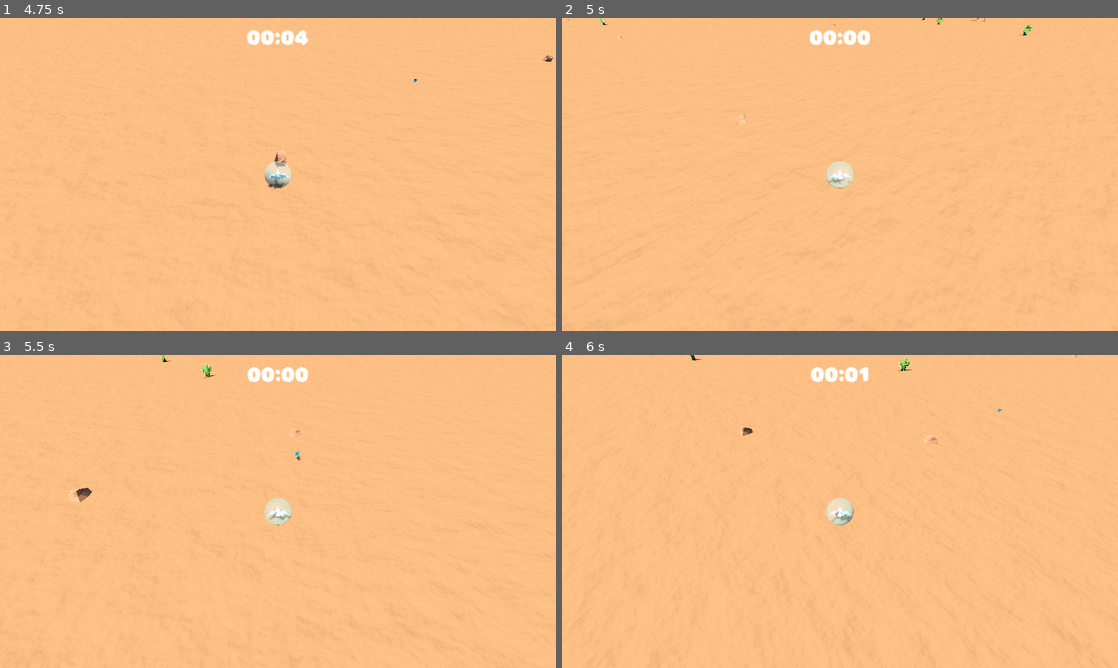
Above: before the commit, frames 1-4 (two rows, left to right).
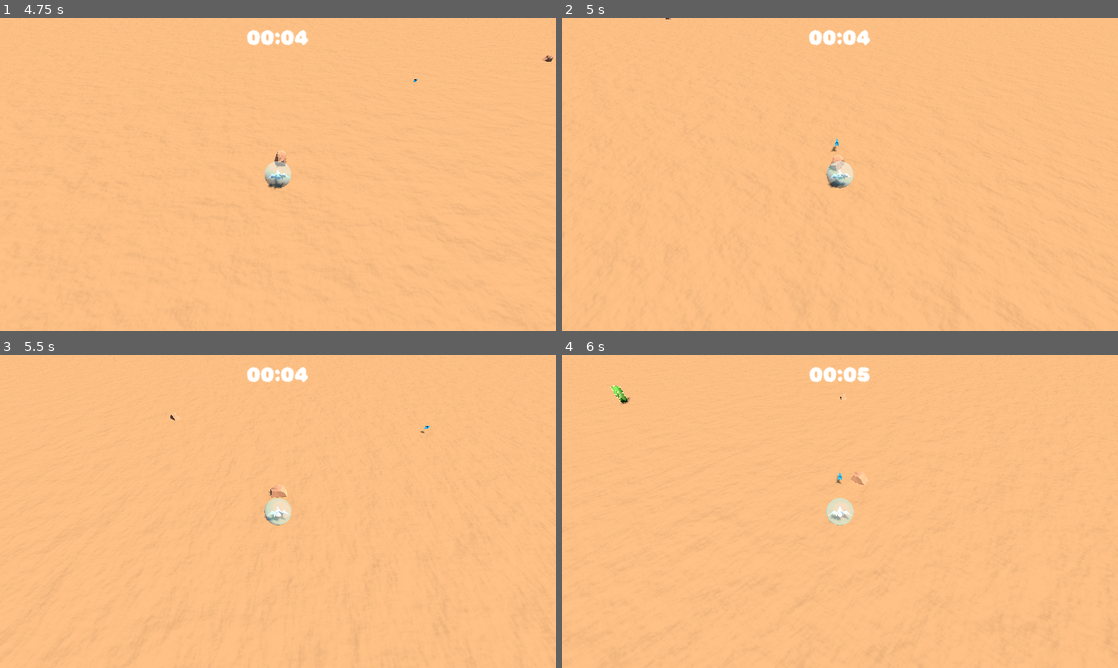
Above: after the commit, the same moments.

Repository: dicemaster5/BubbleSurvivors
Game: Godot game, scene res://scenes/UI/MainMenu.tscn
Same seed, same stepped clock (60 frames per second), same inputs: the game is played once before the commit and once after it.
Inputs:
- Up to frame 1 (4.75 s): click "Play" at 0.5 s; tap Enter at 1.25 s; hold D (move_right) 1.28-2.03 s; hold S (move_down) 2.03-2.78 s; hold D (move_right) 2.78-3.53 s; hold W (move_up) 3.53-4.28 s; hold A (move_left) from 4.28 s (still down)
- Up to frame 2 (5 s): keep holding A (move_left); tap R (quick_restart) at 4.9 s
- Up to frame 3 (5.5 s): keep holding A (move_left)
- Up to frame 4 (6 s): release A (move_left) at 5.78 s; hold S (move_down) from 5.78 s (still down)

Frame 1 is identical in both runs. In frame 2, 0.4% of the frame differs, in the area x 0-85%, y 0-55%; in frame 3, 0.5%; in frame 4, 0.7%, in the area x 8-93%, y 0-55%.

Commit message:
vfx player added

Diff:
--- a/scenes/bubble_impact.tscn
+++ b/scenes/bubble_impact.tscn
@@ -1,6 +1,10 @@
-[gd_scene load_steps=6 format=3 uid="uid://du7mhxi7objjj"]
+[gd_scene load_steps=11 format=3 uid="uid://bedmci5fcimbh"]
 
 [ext_resource type="Material" uid="uid://cvs5cryl31buk" path="res://materials/bubble.tres" id="1_lmkh4"]
+[ext_resource type="Script" path="res://scripts/vfx_player.gd" id="2_0f8as"]
+[ext_resource type="AudioStream" uid="uid://dee5ebirxfvt4" path="res://SoundEffects/BubblePlayer/Ogg_BubbleBurst1.ogg" id="3_6k3ql"]
+[ext_resource type="AudioStream" uid="uid://dtk5r15axxw7t" path="res://SoundEffects/BubblePlayer/Ogg_BubbleBurst2.ogg" id="4_ntlfu"]
+[ext_resource type="AudioStream" uid="uid://dadtjeoxkb4ju" path="res://SoundEffects/BubblePlayer/Ogg_BubbleBurst3.ogg" id="5_26jp3"]
 
 [sub_resource type="Curve" id="Curve_aqk60"]
 _data = [Vector2(0.466942, 0.989011), 0.0, 0.0, 0, 0, Vector2(1, 0.010989), 0.0, 0.0, 0, 0]
@@ -40,8 +44,14 @@
 radial_segments = 8
 rings = 6
 
+[sub_resource type="AudioStreamRandomizer" id="AudioStreamRandomizer_t0jc7"]
+streams_count = 3
+stream_0/stream = ExtResource("3_6k3ql")
+stream_1/stream = ExtResource("4_ntlfu")
+stream_2/stream = ExtResource("5_26jp3")
+
 [node name="BubbleImpact" type="GPUParticles3D"]
-transform = Transform3D(1, 0, 0, 0, 1, 0, 0, 0, 1, 4.81077, 1.13041, -2.42485)
+transform = Transform3D(1, 0, 0, 0, 1, 0, 0, 0, 1, 0, 0.75, 0)
 amount = 10
 preprocess = 1.34
 speed_scale = 0.75
@@ -49,3 +59,8 @@
 fixed_fps = 60
 process_material = SubResource("ParticleProcessMaterial_yvqpl")
 draw_pass_1 = SubResource("SphereMesh_udki4")
+script = ExtResource("2_0f8as")
+emit_on_ready = true
+self_delete_on_finished = true
+sfx = SubResource("AudioStreamRandomizer_t0jc7")
+sfx_positional_3d_range = 30.0
--- a/scenes/collectable_bubble.tscn
+++ b/scenes/collectable_bubble.tscn
@@ -1,6 +1,7 @@
-[gd_scene load_steps=6 format=3 uid="uid://dbcu8fbojyx8"]
+[gd_scene load_steps=7 format=3 uid="uid://dbcu8fbojyx8"]
 
 [ext_resource type="Script" path="res://scripts/collectable_bubble.gd" id="1_vtwy5"]
+[ext_resource type="PackedScene" uid="uid://bedmci5fcimbh" path="res://scenes/bubble_impact.tscn" id="2_bs1mt"]
 [ext_resource type="Material" uid="uid://cvs5cryl31buk" path="res://materials/bubble.tres" id="2_wudos"]
 [ext_resource type="Script" path="res://scripts/collectable.gd" id="3_anv2y"]
 
@@ -18,14 +19,15 @@
 contact_monitor = true
 max_contacts_reported = 80
 script = ExtResource("1_vtwy5")
-upgrade = null
+bubble_vfx = ExtResource("2_bs1mt")
 
 [node name="CollisionShape3D" type="CollisionShape3D" parent="."]
 shape = SubResource("SphereShape3D_eu2xa")
 
-[node name="BubbleMesh" type="MeshInstance3D" parent="."]
+[node name="BubbleMesh" type="MeshInstance3D" parent="CollisionShape3D"]
 material_override = ExtResource("2_wudos")
 mesh = SubResource("SphereMesh_47cg7")
+skeleton = NodePath("../..")
 
 [node name="Collectable" type="Node" parent="."]
 script = ExtResource("3_anv2y")
--- a/scenes/enemy_bullet.tscn
+++ b/scenes/enemy_bullet.tscn
@@ -15,9 +15,10 @@
 contact_monitor = true
 max_contacts_reported = 1
 script = ExtResource("1_ys5bp")
-speed = 16.0
+speed = 15.0
 
 [node name="Lifetime" type="Timer" parent="."]
+wait_time = 0.8
 one_shot = true
 autostart = true
 
--- a/scripts/collectable.gd
+++ b/scripts/collectable.gd
@@ -24,7 +24,7 @@
 func connect_to_body(body: Node3D) -> void:
 	connected.emit(body)
 
-	print("Connected to ", body.name)
+	# print("Connected to ", body.name)
 	get_parent().freeze = true
 	get_parent().reparent.call_deferred(body)
 	is_attached = true
--- a/scripts/collectable_bubble.gd
+++ b/scripts/collectable_bubble.gd
@@ -3,26 +3,25 @@
 var player_attachment: Player
 
 @export var upgrade: Player.Upgrade = Player.Upgrade.None
+@export var bubble_vfx: PackedScene
 
 func _ready() -> void:
-	# Random size on start
-	scale = scale * randf_range(0.75, 1.25)
 
 	var r = randf()
 	if r < 0.5:
 		upgrade = Player.Upgrade.None
 	elif r < 0.66:
 		upgrade = Player.Upgrade.FireSpread
-		$BubbleMesh.material_override = load("res://materials/bubble_purple.tres")
+		$CollisionShape3D/BubbleMesh.material_override = load("res://materials/bubble_purple.tres")
 	elif r < 0.83:
 		upgrade = Player.Upgrade.FireRate
-		$BubbleMesh.material_override = load("res://materials/bubble_red.tres")
+		$CollisionShape3D/BubbleMesh.material_override = load("res://materials/bubble_red.tres")
 	elif r < 0.99:
 		upgrade = Player.Upgrade.MovementSpeed
-		$BubbleMesh.material_override = load("res://materials/bubble_green.tres")
+		$CollisionShape3D/BubbleMesh.material_override = load("res://materials/bubble_green.tres")
 	else:
 		upgrade = Player.Upgrade.MegaShotgun
-		$BubbleMesh.material_override = load("res://materials/bubble_mega.tres")
+		$CollisionShape3D/BubbleMesh.material_override = load("res://materials/bubble_mega.tres")
 
 	$Collectable.connected.connect(on_connected)
 	$Collectable.popped.connect(on_popped)
@@ -36,6 +35,10 @@
 	squish(self, Vector3(1.2, 0.6, 1.2), Vector3.ONE, 0.2)
 
 func on_popped() -> void:
+	var popvfx = bubble_vfx.instantiate()
+	get_tree().current_scene.add_child(popvfx)
+	popvfx.global_position = global_position
+
 	if player_attachment:
 		player_attachment.remove_upgrade.emit(upgrade)
 		player_attachment = null
--- a/scripts/game_manager.gd
+++ b/scripts/game_manager.gd
@@ -15,9 +15,6 @@
 	if event.is_action_pressed("quick_quit"):
 		get_tree().quit()
 
-	if event.is_action_pressed("quick_restart"):
-		get_tree().reload_current_scene()
-
 func _process(_delta: float) -> void:
 	pass
 
--- /dev/null
+++ b/scripts/vfx_player.gd
@@ -0,0 +1,50 @@
+class_name VFXPlayer3D extends GPUParticles3D
+
+## Starts emitting when the node has entred the tree.
+@export var emit_on_ready: bool = false
+## Deletes itself when finished emitting, using the GPUParticles3D finished signal.
+@export var self_delete_on_finished: bool = false
+
+@export_group("Sound Effect")
+## Sfx to play when emitting.
+@export var sfx: AudioStreamRandomizer
+## Add a random pitch to the sfx when played.
+@export var sfx_positional_3d_range: float = 10
+
+var audio_player: AudioStreamPlayer3D
+var can_emit_again: bool = true
+
+# Called when the node enters the scene tree for the first time.
+func _ready() -> void:
+	_create_audio_player()
+
+	finished.connect(
+		func()->void:
+			can_emit_again = true
+	)
+
+	one_shot = true
+	if emit_on_ready:
+		play_vfx()
+
+	if self_delete_on_finished:
+		finished.connect(queue_free)
+
+func play_vfx() -> void:
+	if !can_emit_again: return
+	restart()
+	_play_sfx()
+	can_emit_again = false
+
+func set_partcile_color(new_color: Color) -> void:
+	process_material.color = new_color
+
+func _play_sfx() -> void:
+	if !sfx: return
+	audio_player.stream = sfx
+	audio_player.max_distance = sfx_positional_3d_range
+	audio_player.play()
+
+func _create_audio_player() -> void:
+	audio_player = AudioStreamPlayer3D.new()
+	add_child(audio_player)
Not shown, added: art/BubbleSurvivor_Gravestone.png.import
Not shown: 1 places in scenes/music_player.tscn that only renumber resources
Not shown: 2 places in scenes/world.tscn that only renumber resources
